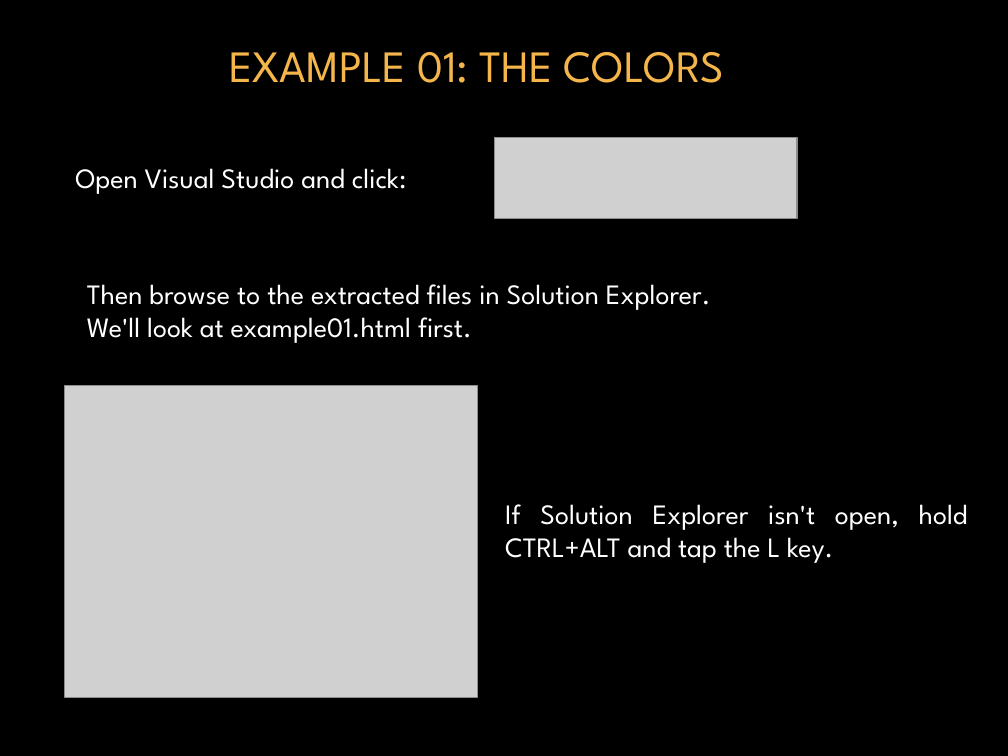
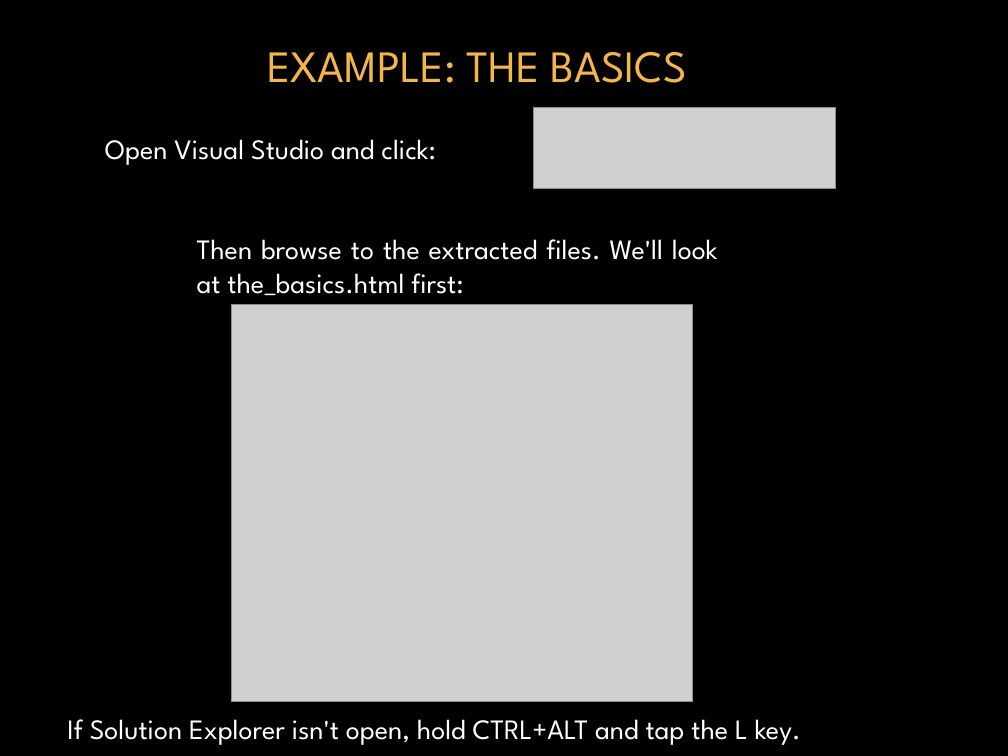
Before and after one commit to donfreiday/cpsc330-js, a slide deck: slide 34 of Javascript.pptx. Drawn at 1008x756 pixels with LibreOffice and Linux fonts; fonts in the diff are those of the drawing; grey boxes stand for pictures; background and template pictures are left out. Boxes give left, top, right and bottom in pixels: in the first picture for what was removed or moved away, otherwise in the second. Text is boxed around its words. In the diff, an @@ line names an element or a change of style, - is before the commit and + after.

```diff
--- a/Javascript.pptx
+++ b/Javascript.pptx
@@ title at (267, 52, 687, 83): text changed @@
-EXAMPLE 01: THE COLORS
+EXAMPLE: THE BASICS
@@ picture: place and size @@
-picture at (495, 138, 797, 219)
+picture at (533, 108, 836, 188)
@@ text "Open Visual Studio and click:": place and size @@
-text "Open Visual Studio and click:" at (75, 168, 406, 194)
+text "Open Visual Studio and click:" at (105, 139, 435, 165)
@@ text at (197, 239, 718, 295): text changed @@
-Then browse to the extracted files in Solution Explorer.
-We'll look at example01.html first.
+Then browse to the extracted files. We'll look at the_basics.html first:
@@ picture added at (231, 304, 692, 703) @@
@@ picture removed at (65, 386, 477, 698) @@
@@ text "If Solution Explorer isn't open, ..." rewrapped from (505, 504, 968, 563) to (67, 719, 801, 745) @@
```
Also in this commit, not shown: 7 other slides changed, 1 slide added, 1 slide removed, 4 other files.
